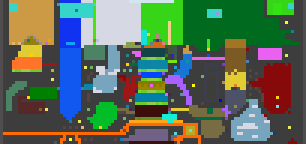
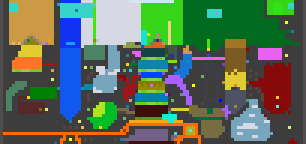
The second 306px x 144px image is a revision of the first. Changes to its layers:
painted on "biome_map.png" over [left=93, top=102, right=105, bottom=117]
